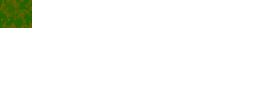
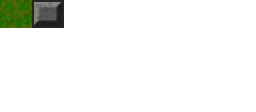
Two versions of the same layered image (w=256, h=112). Layer-by-layer changes:
added layer "Layer 6" above "Layer 5" over [32, 0, 64, 28]
added layer "Layer 5" above "Layer 3" over [0, 0, 32, 28]
hid "Layer 3" over [0, 0, 32, 28]
